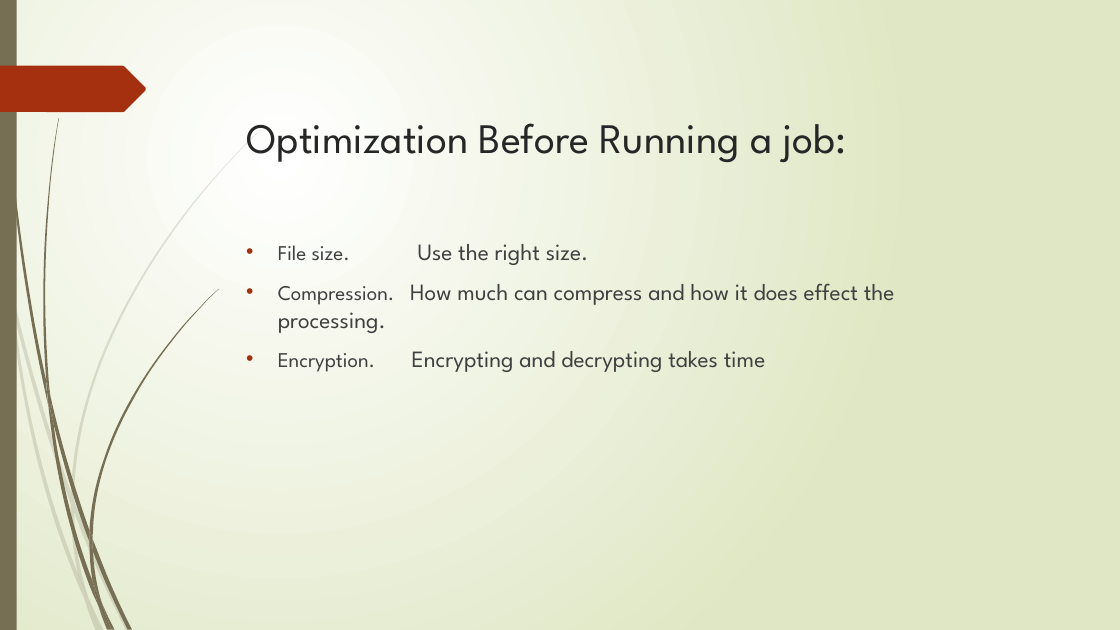
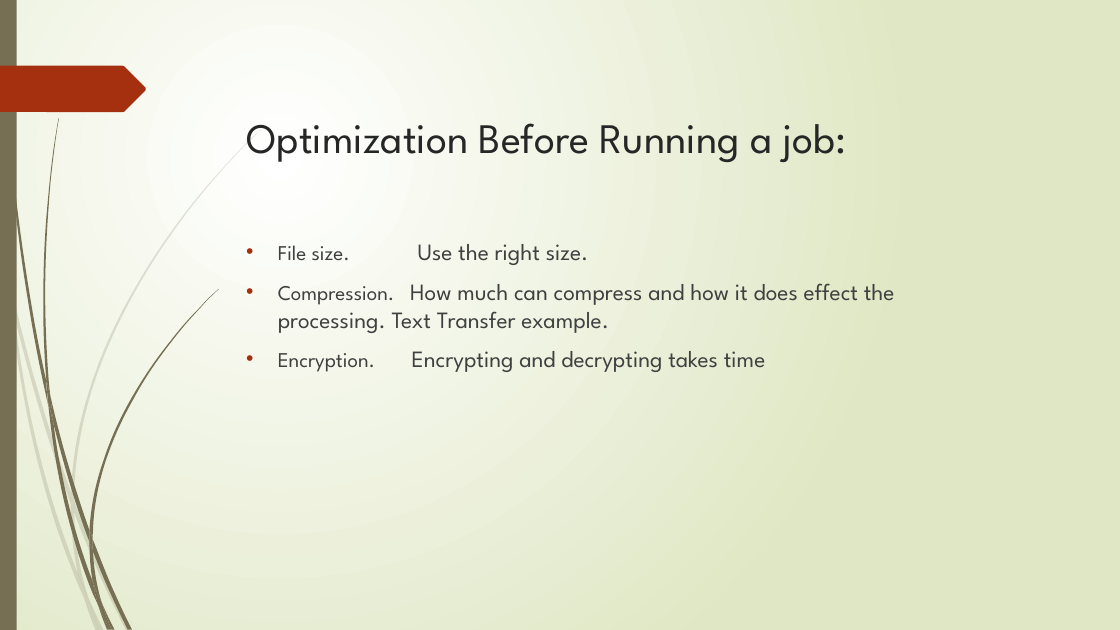
Before and after one commit to saeidmotevali/03-Hive-PigHadoopWorkshop, a slide deck: slide 5 of Pig and Hive.pptx. Drawn at 1120x630 pixels with LibreOffice and Linux fonts; fonts in the diff are those of the drawing. Boxes give left, top, right and bottom in pixels: in the first picture for what was removed or moved away, otherwise in the second. Text is boxed around its words. In the diff, an @@ line names an element or a change of style, - is before the commit and + after.

```diff
--- a/Pig and Hive.pptx
+++ b/Pig and Hive.pptx
@@ text at box(278, 283, 895, 333): text changed @@
-• Compression. How much can compress and how it does effect the processing.
+• Compression. How much can compress and how it does effect the processing. Text Transfer example.
```
Also in this commit, not shown: 3 other slides changed, 1 slide added, 3 other files.
